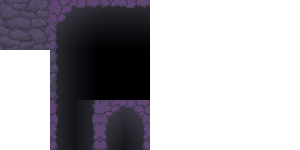
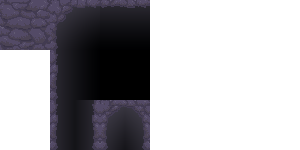
Revision of a layered 300 × 150 image; what changed, layer by layer:
added layer "Specular" (1st of 5, in "Corner Outer") in group "Corner Outer" over (51, 0, 91, 43)
added layer "Colour" (1st of 6, in "Corner Outer") in group "Corner Outer" over (50, 0, 100, 49)
added layer "Specular" (2nd of 5, in "Edge Double Side, Top") in group "Edge Double Side, Top" over (100, 100, 150, 144)
added layer "Colour" (2nd of 6, in "Edge Double Side, Top") in group "Edge Double Side, Top" over (100, 100, 150, 149)
added layer "Specular" (3rd of 5, in "Edge Double Side") in group "Edge Double Side" over (50, 103, 100, 144)
added layer "Colour" (3rd of 6, in "Edge Double Side") in group "Edge Double Side" over (50, 100, 100, 149)
moved "Edge Top" above "Edge Side" over (100, 0, 150, 25)
added layer "Specular" (4th of 5, in "Edge Top") in group "Edge Top" over (105, 0, 146, 2)
added layer "Colour" (4th of 6, in "Edge Top") in group "Edge Top" over (100, 0, 150, 7)
painted on "Layer 31" over (100, 0, 150, 25)
painted on "Colour" (6th of 6, in "Edge Bottom") over (13, 30, 30, 34)
